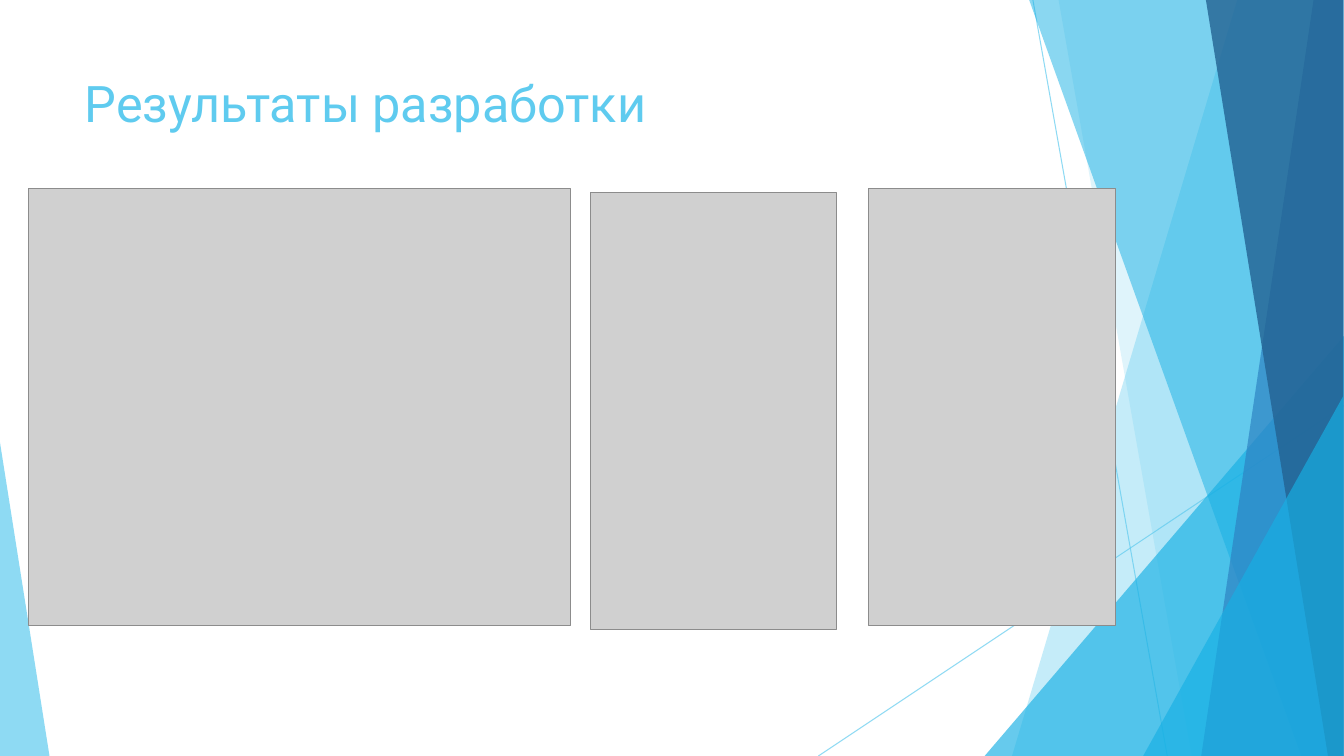
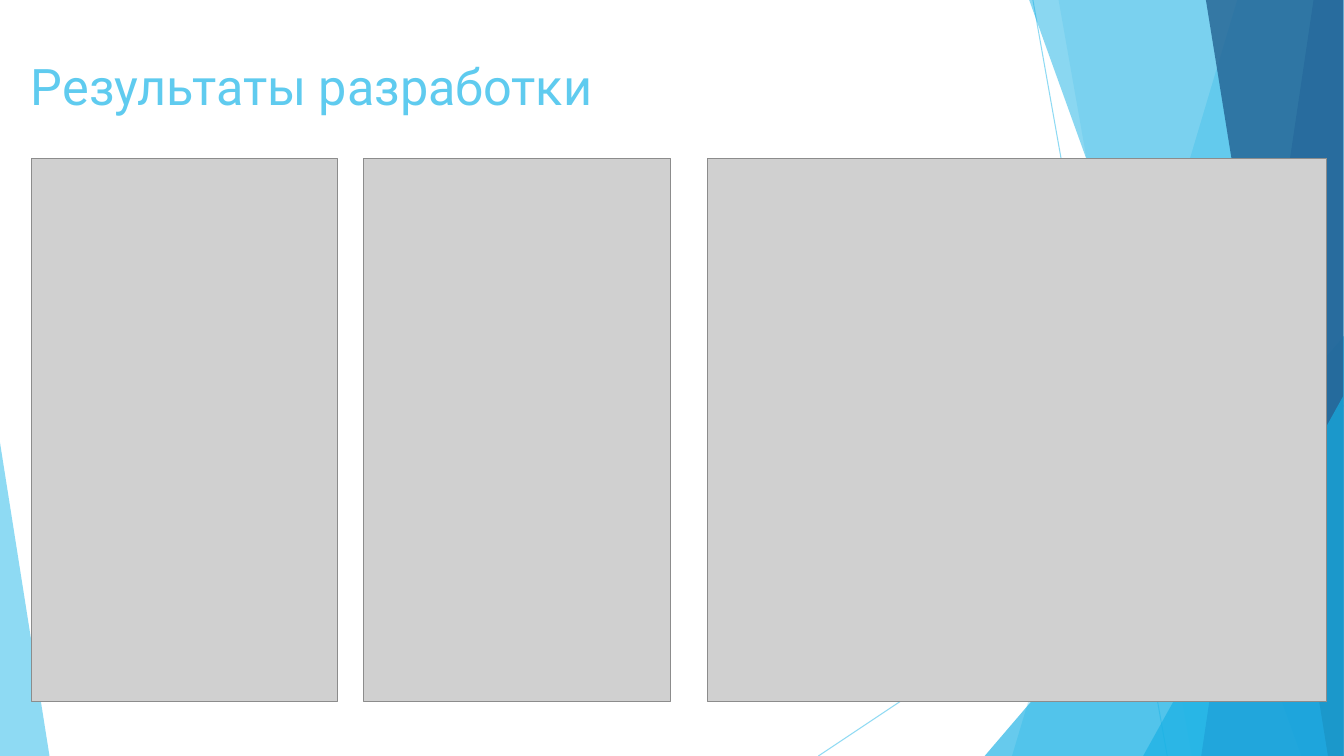
Before and after one commit to mariiaVoitenko/our, a slide deck: slide 13 of Мобильное прикладное приложение для проведения экскурсий.ppt (slide 12 before the commit). Drawn at 1344x756 pixels with LibreOffice and Linux fonts; fonts in the diff are those of the drawing; grey boxes stand for pictures. Boxes give left, top, right and bottom in pixels: in the first picture for what was removed or moved away, otherwise in the second. Text is boxed around its words. In the diff, an @@ line names an element or a change of style, - is before the commit and + after.

```diff
--- a/Мобильное прикладное приложение для проведения экскурсий.ppt
+++ b/Мобильное прикладное приложение для проведения экскурсий.ppt
@@ title "Результаты разработки": place and size @@
-title "Результаты разработки" at (85, 84, 646, 133)
+title "Результаты разработки" at (31, 67, 592, 116)
@@ picture: place and size @@
-picture at (29, 188, 570, 625)
+picture at (32, 158, 338, 701)
@@ picture: place and size @@
-picture at (590, 192, 836, 629)
+picture at (364, 158, 671, 701)
@@ picture: place and size @@
-picture at (868, 188, 1115, 625)
+picture at (707, 158, 1327, 701)
```
Also in this commit, not shown: 5 other slides changed, 2 slides added, 1 slide removed, 1 other file.
